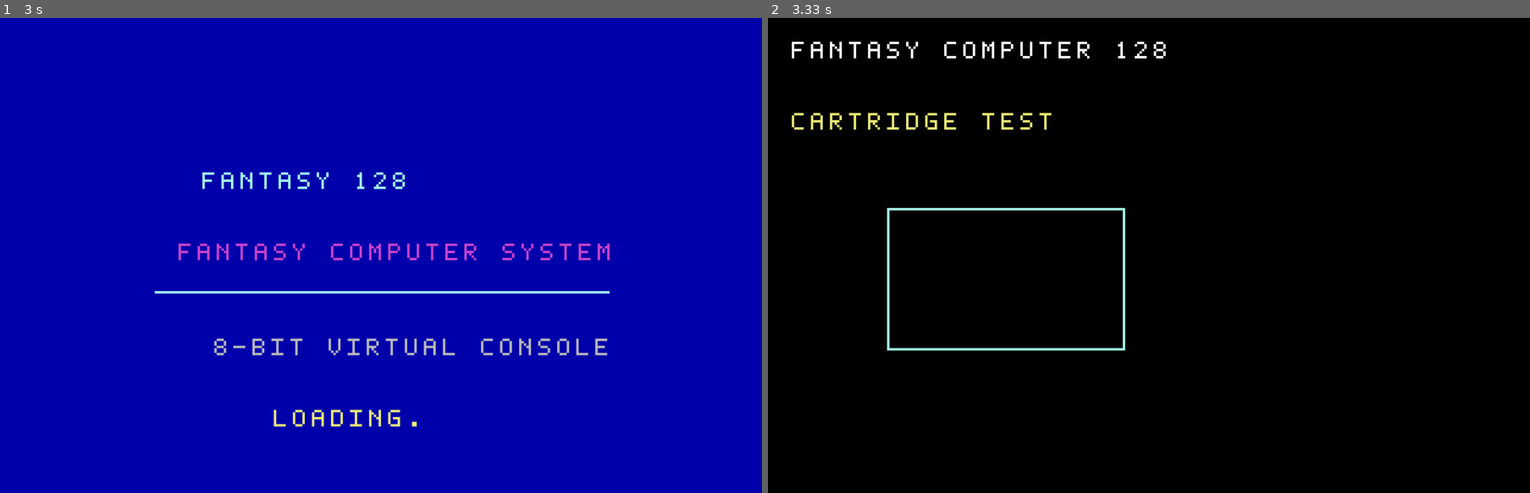
Above: before the commit, frames 1-2 (left to right).
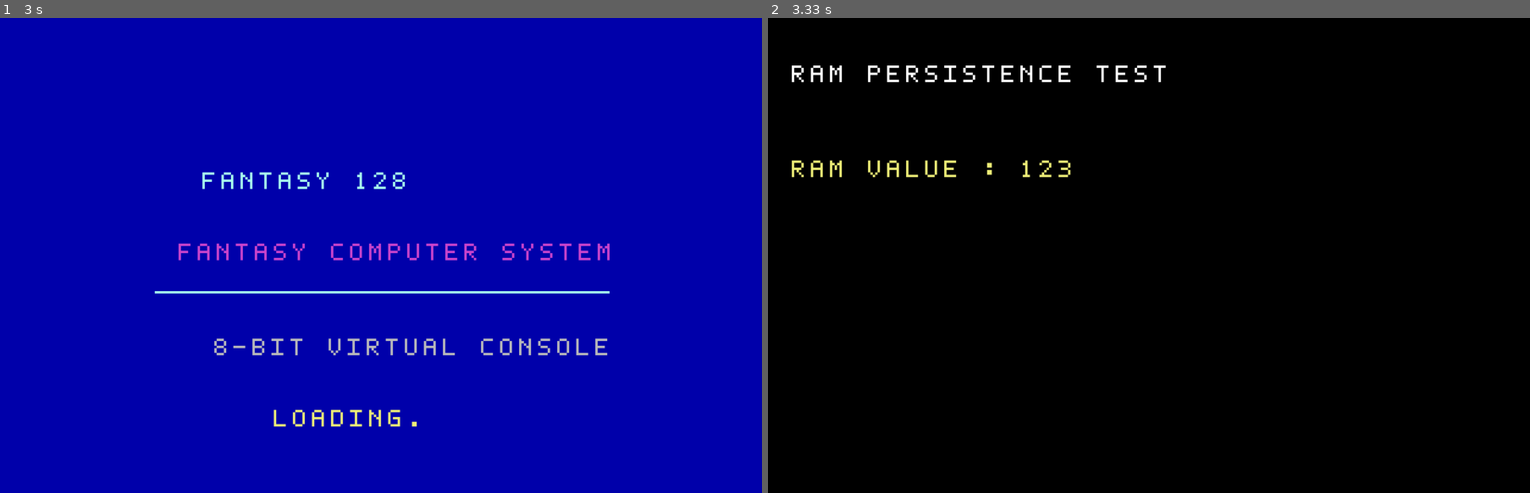
Above: after the commit, the same moments.

Repository: Christever/FantasyComputer128
Game: LÖVE game, started from main.lua
Same seed, same stepped clock (60 frames per second), same inputs: the game is played once before the commit and once after it.
Inputs:
- Up to frame 1 (3 s): no input
- Up to frame 2 (3.33 s): no input

Frame 1 is identical in both runs. In frame 2, 2.7% of the frame differs, in the area x 3-53%, y 4-71%.

Commit message:
Ajoute un système de journalisation avec des implémentations pour Desktop et Web. Modifie plusieurs classes pour intégrer le Logger et remplace les assertions par des appels au Logger. Met à jour la configuration pour inclure le mode de débogage et la plateforme.

Diff:
--- a/api/Memory.lua
+++ b/api/Memory.lua
@@ -1,3 +1,4 @@
+local Logger = require("system.Logger")
 ---@class MemoryAPI
 local MemoryAPI = {}
 
@@ -13,7 +14,7 @@
 ---@param address integer
 ---@return integer
 function MemoryAPI.peek(address)
-    assert(memory, "API mémoire non initialisée")
+    Logger.assert(memory, "API mémoire non initialisée")
 
     return memory:read(address)
 end
@@ -22,7 +23,7 @@
 ---@param address integer
 ---@param value integer
 function MemoryAPI.poke(address, value)
-    assert(memory, "API mémoire non initialisée")
+    Logger.assert(memory, "API mémoire non initialisée")
 
     memory:write(address, value)
 end
--- a/cartridges/main.lua
+++ b/cartridges/main.lua
@@ -1,8 +1,15 @@
 function FAN128()
+
     cls(0)
 
-    print("FANTASY COMPUTER 128", 10, 10, 1)
-    print("CARTRIDGE TEST", 10, 40, 7)
+    local value = peek(0x4000)
 
-    rect(50, 80, 100, 60, 3)
+    if value == 0 then
+        poke(0x4000, 123)
+        value = peek(0x4000)
+    end
+
+    print("RAM PERSISTENCE TEST", 10, 20, 1)
+    print("RAM VALUE : " .. value, 10, 60, 7)
+
 end
--- a/system/Config.lua
+++ b/system/Config.lua
@@ -13,4 +13,9 @@
 -- Cartouche
 Config.CARTRIDGE_PATH = "cartridges/main.lua"
 
+Config.PLATFORM = "desktop"
+
+-- Mode debug
+Config.DEBUG_MODE = false
+
 return Config
--- /dev/null
+++ b/system/Logger.lua
@@ -0,0 +1,101 @@
+local DesktopLogger = require("system.logging.DesktopLogger")
+local WebLogger     = require("system.logging.WebLogger")
+local Config        = require("system.Config")
+
+local LoggerEngine
+
+if Config.PLATFORM == "desktop" then
+    LoggerEngine = DesktopLogger
+elseif Config.PLATFORM == "web" then
+    LoggerEngine = WebLogger
+else
+    error(
+        "Plateforme inconnue : " .. tostring(Config.PLATFORM),
+        2
+    )
+end
+
+LoggerEngine.init()
+
+LoggerEngine.startSession()
+
+---@class Logger
+local Logger = {}
+
+Logger.LEVELS = {
+    INFO = "INFO",
+    WARNING = "WARNING",
+    ERROR = "ERROR",
+    DEBUG = "DEBUG"
+}
+
+Logger.LOG_DIRECTORY = "logs"
+Logger.LOG_FILE = "logs/system.log"
+
+--- Initialise le système de journalisation.
+function Logger.init()
+    love.filesystem.createDirectory(Logger.LOG_DIRECTORY)
+    Logger.info("TEST INFO")
+    Logger.warning("TEST WARNING")
+    Logger.error("TEST ERROR")
+    Logger.debug("TEST DEBUG")
+end
+
+--- Écrit un message dans le fichier journal.
+---@param level string
+---@param message string
+function Logger.log(level, message)
+    local timestamp = os.date("%Y-%m-%d %H:%M:%S")
+
+    local entry = string.format(
+        "[%s] [%s] %s\n",
+        timestamp,
+        level,
+        message
+    )
+
+    LoggerEngine.write(entry)
+end
+
+
+
+function Logger.info(message)
+    Logger.log(Logger.LEVELS.INFO, message)
+end
+
+function Logger.warning(message)
+    Logger.log(Logger.LEVELS.WARNING, message)
+end
+
+function Logger.error(message)
+    Logger.log(Logger.LEVELS.ERROR, message)
+end
+
+--- Vérifie une condition et journalise une erreur si elle est fausse.
+---@param condition boolean
+---@param message string
+---@return boolean
+function Logger.assert(condition, message)
+    if not condition then
+        Logger.raise(message)
+    end
+
+    return condition
+end
+
+function Logger.debug(message)
+    if not Config.DEBUG_MODE then
+        return
+    end
+
+    Logger.log(Logger.LEVELS.DEBUG, message)
+end
+
+--- Journalise une erreur et interrompt l'exécution.
+---@param message string
+function Logger.raise(message)
+    Logger.error(message)
+    error(message, 2)
+end
+
+return Logger
--- a/system/System.lua
+++ b/system/System.lua
@@ -7,6 +7,7 @@
 local Startup   = require("system.Startup")
 local Cartridge = require("system.Cartridge")
 local Config    = require("system.Config")
+local Logger    = require("system.Logger")
 local MemoryAPI = require("api.Memory")
 
 ---@class System
@@ -96,6 +97,17 @@
 --- Redémarre la console.
 ---@param mode "cold"|"warm"
 function System:reset(mode)
+    Logger.info("FANTASY COMPUTER 128")
+    Logger.info("SYSTEM RESET")
+
+    if mode == "warm" then
+        Logger.info("BOOT MODE : WARM")
+        Logger.info("RAM : PRESERVED")
+    else
+        Logger.info("BOOT MODE : COLD")
+        Logger.info("RAM : CLEARED")
+    end
+
     -- Arrêter le programme actuel
     self.cartridge:unload()
 
@@ -105,7 +117,7 @@
     self.input:reset()
     self.audio:reset()
 
-    -- Réinitialisation m"moire
+    -- Réinitialisation mémoire
     if mode == "cold" then
         self.memory:clear()
     else
@@ -116,8 +128,13 @@
     self:start(mode)
 end
 
---- Initialise et démarre la console.
 function System:boot()
+    Logger.init()
+    Logger.info("FANTASY COMPUTER 128")
+    Logger.info("SYSTEM BOOT")
+    Logger.info("BOOT MODE : COLD")
+    Logger.info("INITIALIZING HARDWARE...")
+
     self:init()
     self:start("cold")
 end
--- a/system/cpu/CPU.lua
+++ b/system/cpu/CPU.lua
@@ -1,5 +1,5 @@
 local bit = require("bit")
-
+local Logger = require("system.Logger")
 ---@class CPU
 local CPU = {}
 
@@ -88,7 +88,8 @@
         end
     end
 
-    error("Instruction inconnue : " .. tostring(opcode))
+
+    Logger.raise("Instruction inconnue : " .. tostring(opcode))
 end
 
 function CPU:updateParity(value)
@@ -249,7 +250,7 @@
     local cycles = instructionCycles[instruction]
 
     if not cycles then
-        error("Cycles inconnus pour l'instruction : " .. instruction)
+        Logger.raise("Cycles inconnus pour l'instruction : " .. instruction)
     end
 
     self.cycles               = self.cycles + cycles
@@ -336,7 +337,7 @@
         local register = REGISTER_NAMES[registerCode]
 
         if not register then
-            error("Registre invalide pour PUSH")
+            Logger.raise("Registre invalide pour PUSH")
         end
 
         local value = self:getRegister(register)
@@ -347,7 +348,7 @@
         local registerCode = self:fetch()
         local register = REGISTER_NAMES[registerCode]
         if not register then
-            error("Registre invalide pour POP")
+            Logger.raise("Registre invalide pour POP")
         end
 
         local value = self.memory:read(self.SP)
@@ -360,7 +361,7 @@
         local register = REGISTER_NAMES[registerCode]
 
         if not register then
-            error("Registre invalide pour INC")
+            Logger.raise("Registre invalide pour INC")
         end
 
         local result = self:getRegister(register) + 1
@@ -376,7 +377,7 @@
         local register = REGISTER_NAMES[registerCode]
 
         if not register then
-            error("Registre invalide pour DEC")
+            Logger.raise("Registre invalide pour DEC")
         end
 
         local result = self:getRegister(register) - 1
@@ -983,7 +984,7 @@
 ---@param name "A"|"B"|"C"|"D"|"E"|"H"|"L"|"F"
 ---@param value integer  @`>=0` and `<=255`
 function CPU:setRegister(name, value)
-    assert(value >= 0 and value <= 255,
+    Logger.assert(value >= 0 and value <= 255,
         "Valeur de registre invalide")
 
     self[name] = value
@@ -999,8 +1000,7 @@
 ---@param name "PC"|"SP"|"IX"|"IY"|"HL"|"DE"
 ---@param value integer  @`>=0` and `<=65535`
 function CPU:setRegister16(name, value)
-    print("DEBUG setRegister16:", name, value)
-    assert(value >= 0 and value <= 65535,
+    Logger.assert(value >= 0 and value <= 65535,
         "Valeur de registre 16 bits invalide")
 
     if name == "HL" then
--- a/system/input/Input.lua
+++ b/system/input/Input.lua
@@ -1,3 +1,4 @@
+local Logger = require("system.Logger")
 ---@class Input
 ---@field onKeyPressed fun(key: string)|nil
 local Input = {}
@@ -129,7 +130,7 @@
 function Input:getKey(key)
     local physicalKey = self.KEYS[key]
 
-    assert(physicalKey, "Commande clavier inconnue : " .. tostring(key))
+    Logger.assert(physicalKey, "Commande clavier inconnue : " .. tostring(key))
 
     return physicalKey
 end
@@ -171,8 +172,8 @@
 ---@param key "LEFT"|"RIGHT"|"UP"|"DOWN"|"A"|"B"|"START"|"SELECT"|"EXIT"
 ---@param physicalKey string
 function Input:setKey(key, physicalKey)
-    assert(self.KEYS[key], "Commande clavier inconnue : " .. tostring(key))
-    assert(type(physicalKey) == "string", "Touche physique invalide")
+    Logger.assert(self.KEYS[key], "Commande clavier inconnue : " .. tostring(key))
+    Logger.assert(type(physicalKey) == "string", "Touche physique invalide")
 
     self.KEYS[key] = physicalKey
 end
@@ -284,7 +285,7 @@
 --- Modifie la zone morte des sticks analogiques
 ---@param value number
 function Input:setDeadZone(value)
-    assert(value >= 0 and value < 1, "Zone morte invalide")
+    Logger.assert(value >= 0 and value < 1, "Zone morte invalide")
     self.deadZone = value
 end
 
--- /dev/null
+++ b/system/logging/DesktopLogger.lua
@@ -0,0 +1,65 @@
+---@class DesktopLogger
+local DesktopLogger = {}
+
+--- Initialise le moteur de journalisation Desktop.
+function DesktopLogger.init()
+end
+
+--- Écrit un message dans le fichier journal.
+---@param entry string
+function DesktopLogger.write(entry)
+    local previousContent = ""
+
+    local file = io.open("system.log", "r")
+
+    if file then
+        previousContent = file:read("*a") or ""
+        file:close()
+    end
+
+    file = io.open("system.log", "w")
+
+    if not file then
+        print("ERREUR : impossible d'ouvrir system.log")
+        return
+    end
+
+    local header, remaining = previousContent:match(
+        "^(========== NOUVELLE SESSION ==========\n\n)(.*)$"
+    )
+
+    if header then
+        file:write(header)
+        file:write(entry)
+        file:write(remaining)
+    else
+        file:write(entry)
+        file:write(previousContent)
+    end
+
+    file:close()
+end
+
+function DesktopLogger.startSession()
+    local previousContent = ""
+
+    local file = io.open("system.log", "r")
+
+    if file then
+        previousContent = file:read("*a") or ""
+        file:close()
+    end
+
+    file = io.open("system.log", "w")
+
+    if not file then
+        print("ERREUR : impossible d'ouvrir system.log")
+        return
+    end
+
+    file:write("========== NOUVELLE SESSION ==========\n\n")
+    file:write(previousContent)
+    file:close()
+end
+
+return DesktopLogger
--- /dev/null
+++ b/system/logging/WebLogger.lua
@@ -0,0 +1,14 @@
+---@class WebLogger
+local WebLogger = {}
+
+--- Initialise le moteur de journalisation Web.
+function WebLogger.init()
+end
+
+--- Écrit un message dans la console du navigateur.
+---@param entry string
+function WebLogger.write(entry)
+    print(entry)
+end
+
+return WebLogger
--- a/system/memory/Memory.lua
+++ b/system/memory/Memory.lua
@@ -1,3 +1,4 @@
+local Logger = require("system.Logger")
 ---@class Memory
 local Memory = {}
 
@@ -44,7 +45,7 @@
 ---@param address integer
 ---@return "ROM"|"RAM"|"VRAM"|"BANK"
 function Memory.getRegion(address)
-    assert(address >= 0 and address < Memory.ADDRESS_SPACE,
+    Logger.assert(address >= 0 and address < Memory.ADDRESS_SPACE,
         "Adresse CPU invalide")
 
     if address <= Memory.ROM_END then
@@ -62,7 +63,7 @@
 ---@param address integer
 ---@return integer
 function Memory.getOffset(address)
-    assert(address >= 0 and address < Memory.ADDRESS_SPACE,
+    Logger.assert(address >= 0 and address < Memory.ADDRESS_SPACE,
         "Adresse CPU invalide")
 
     return address % Memory.BANK_SIZE
@@ -100,7 +101,7 @@
 ---@param address integer
 ---@return integer
 function Memory:readRAM(address)
-    assert(address >= 0 and address < Memory.RAM_SIZE,
+    Logger.assert(address >= 0 and address < Memory.RAM_SIZE,
         "Adresse RAM invalide")
 
     return self.ram[address + 1]
@@ -110,10 +111,10 @@
 ---@param address integer
 ---@param value integer
 function Memory:writeRAM(address, value)
-    assert(address >= 0 and address < Memory.RAM_SIZE,
+    Logger.assert(address >= 0 and address < Memory.RAM_SIZE,
         "Adresse RAM invalide")
 
-    assert(value >= 0 and value <= 255,
+    Logger.assert(value >= 0 and value <= 255,
         "Valeur invalide")
 
     self.ram[address + 1] = value
@@ -123,7 +124,7 @@
 ---@param address integer
 ---@return integer
 function Memory:readROM(address)
-    assert(address >= 0 and address < Memory.ROM_SIZE,
+    Logger.assert(address >= 0 and address < Memory.ROM_SIZE,
         "Adresse ROM invalide")
 
     return self.rom[address + 1]
@@ -131,14 +132,14 @@
 
 -- Écriture dans la ROM interdite
 function Memory:writeROM(address, value)
-    error("Impossible d'ecrire dans la ROM")
+    Logger.raise("Impossible d'ecrire dans la ROM")
 end
 
 -- Lecture directe de la VRAM
 ---@param address integer
 ---@return integer
 function Memory:readVRAM(address)
-    assert(address >= 0 and address < Memory.VRAM_SIZE,
+    Logger.assert(address >= 0 and address < Memory.VRAM_SIZE,
         "Adresse VRAM invalide")
 
     return self.vram[address + 1]
@@ -148,10 +149,10 @@
 ---@param address integer
 ---@param value integer
 function Memory:writeVRAM(address, value)
-    assert(address >= 0 and address < Memory.VRAM_SIZE,
+    Logger.assert(address >= 0 and address < Memory.VRAM_SIZE,
         "Adresse VRAM invalide")
 
-    assert(value >= 0 and value <= 255,
+    Logger.assert(value >= 0 and value <= 255,
         "Valeur invalide")
 
     self.vram[address + 1] = value
@@ -182,7 +183,7 @@
 
         return self.ram[physicalAddress + 1]
     else
-        error("Région mémoire inconnue")
+        Logger.raise("Région mémoire inconnue")
     end
 end
 
@@ -190,14 +191,14 @@
 ---@param address integer
 ---@param value integer
 function Memory:write(address, value)
-    assert(value >= 0 and value <= 255,
+    Logger.assert(value >= 0 and value <= 255,
         "Valeur invalide")
 
     local region = Memory.getRegion(address)
     local offset = Memory.getOffset(address)
 
     if region == "ROM" then
-        error("Impossible d'ecrire dans la ROM")
+        Logger.raise("Impossible d'ecrire dans la ROM")
     elseif region == "RAM" then
         self.ram[offset + 1] = value
     elseif region == "VRAM" then
@@ -216,7 +217,7 @@
 -- Sélection de la banque RAM
 ---@param bank integer
 function Memory:setRAMBank(bank)
-    assert(bank >= 0 and bank < Memory.RAM_BANKS - 1,
+    Logger.assert(bank >= 0 and bank < Memory.RAM_BANKS - 1,
         "Banque RAM invalide")
 
     self.ramBank = bank
@@ -225,7 +226,7 @@
 -- Sélection de la banque VRAM
 ---@param bank integer
 function Memory:setVRAMBank(bank)
-    assert(bank >= 0 and bank < Memory.VRAM_BANKS,
+    Logger.assert(bank >= 0 and bank < Memory.VRAM_BANKS,
         "Banque VRAM invalide")
 
     self.vramBank = bank
@@ -234,7 +235,7 @@
 -- Sélection de la banque ROM
 ---@param bank integer
 function Memory:setROMBank(bank)
-    assert(bank >= 0 and bank < Memory.ROM_BANKS,
+    Logger.assert(bank >= 0 and bank < Memory.ROM_BANKS,
         "Banque ROM invalide")
 
     self.romBank = bank
--- a/system/video/Palette.lua
+++ b/system/video/Palette.lua
@@ -1,3 +1,4 @@
+local Logger = require("system.Logger")
 ---@class Palette
 local Palette = {}
 
@@ -57,7 +58,7 @@
 ---@param g number
 ---@param b number
 function Palette.setColor(index, r, g, b)
-    assert(index >= 0 and index < 256, "Index couleur invalide")
+    Logger.assert(index >= 0 and index < 256, "Index couleur invalide")
 
     Palette.colors[index] = {
         r = r,
@@ -70,7 +71,7 @@
 ---@param index integer
 ---@return table
 function Palette.getColor(index)
-    assert(index >= 0 and index < 256, "Index couleur invalide")
+    Logger.assert(index >= 0 and index < 256, "Index couleur invalide")
 
     return Palette.colors[index]
 end
--- a/system/video/Sprite.lua
+++ b/system/video/Sprite.lua
@@ -1,3 +1,4 @@
+local Logger = require("system.Logger")
 ---@class Sprite
 local Sprite = {}
 
@@ -8,8 +9,8 @@
 ---@param colorIndex? integer Couleur initiale (0-255). Par défaut transparent.
 ---@return Sprite
 function Sprite.new(width, height, colorIndex)
-    assert(width > 0, "Largeur invalide")
-    assert(height > 0, "Hauteur invalide")
+    Logger.assert(width > 0, "Largeur invalide")
+    Logger.assert(height > 0, "Hauteur invalide")
 
     local self            = setmetatable({}, { __index = Sprite })
 
@@ -36,9 +37,9 @@
 ---@param y integer Coordonnée Y (base 1).
 ---@param colorIndex integer Index de couleur (0-255) ou -1 pour transparent.
 function Sprite:setPixel(x, y, colorIndex)
-    assert(x >= 1 and x <= self.width, "Coordonnée X invalide")
-    assert(y >= 1 and y <= self.height, "Coordonnée Y invalide")
-    assert(colorIndex == -1 or (colorIndex >= 0 and colorIndex <= 255), "Couleur invalide")
+    Logger.assert(x >= 1 and x <= self.width, "Coordonnée X invalide")
+    Logger.assert(y >= 1 and y <= self.height, "Coordonnée Y invalide")
+    Logger.assert(colorIndex == -1 or (colorIndex >= 0 and colorIndex <= 255), "Couleur invalide")
 
     self.pixels[y][x] = colorIndex
 end
@@ -58,7 +59,7 @@
 --- Définit la couleur transparente du sprite.
 ---@param colorIndex integer Index de couleur (0-255) ou -1 pour aucune couleur transparente.
 function Sprite:setTransparentColor(colorIndex)
-    assert(
+    Logger.assert(
         colorIndex == -1 or (colorIndex >= 0 and colorIndex <= 255),
         "Couleur transparente invalide"
     )
@@ -75,7 +76,7 @@
 --- Remplit entièrement le sprite avec une couleur.
 ---@param colorIndex integer Index de couleur (0-255) ou -1 pour transparent.
 function Sprite:clear(colorIndex)
-    assert(
+    Logger.assert(
         colorIndex == -1 or (colorIndex >= 0 and colorIndex <= 255),
         "Couleur invalide"
     )
--- a/system/video/Video.lua
+++ b/system/video/Video.lua
@@ -2,6 +2,7 @@
 local Memory        = require("system.memory.Memory")
 local Font          = require("system.video.Font")
 local Sprite        = require("system.video.Sprite")
+local Logger        = require("system.Logger")
 
 ---@class Video
 local Video         = {}
@@ -489,7 +490,7 @@
 function Video:drawPolygon(points, colorIndex)
     colorIndex = colorIndex or self.currentColor
 
-    assert(#points >= 3, "Un polygone doit avoir au moins 3 sommets")
+    Logger.assert(#points >= 3, "Un polygone doit avoir au moins 3 sommets")
 
     for i = 1, #points do
         local current = points[i]
@@ -511,7 +512,7 @@
 function Video:fillPolygon(points, colorIndex)
     colorIndex = colorIndex or self.currentColor
 
-    assert(#points >= 3, "Un polygone doit avoir au moins 3 sommets")
+    Logger.assert(#points >= 3, "Un polygone doit avoir au moins 3 sommets")
 
     local minY = points[1].y
     local maxY = points[1].y
